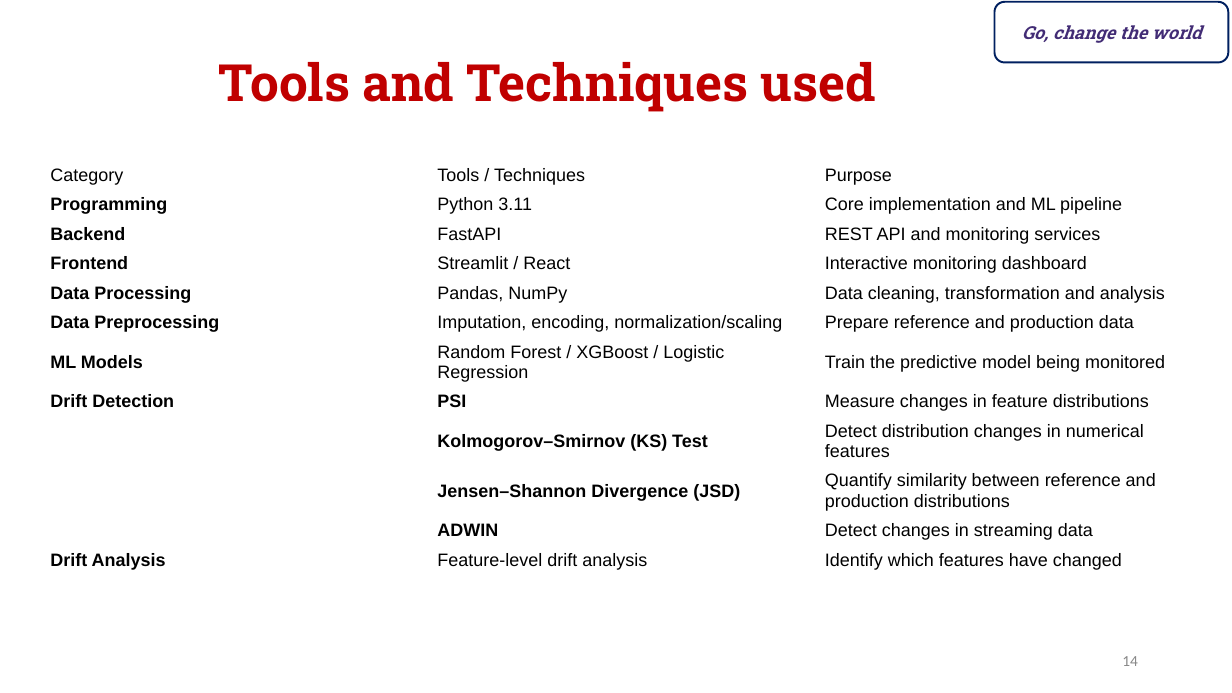
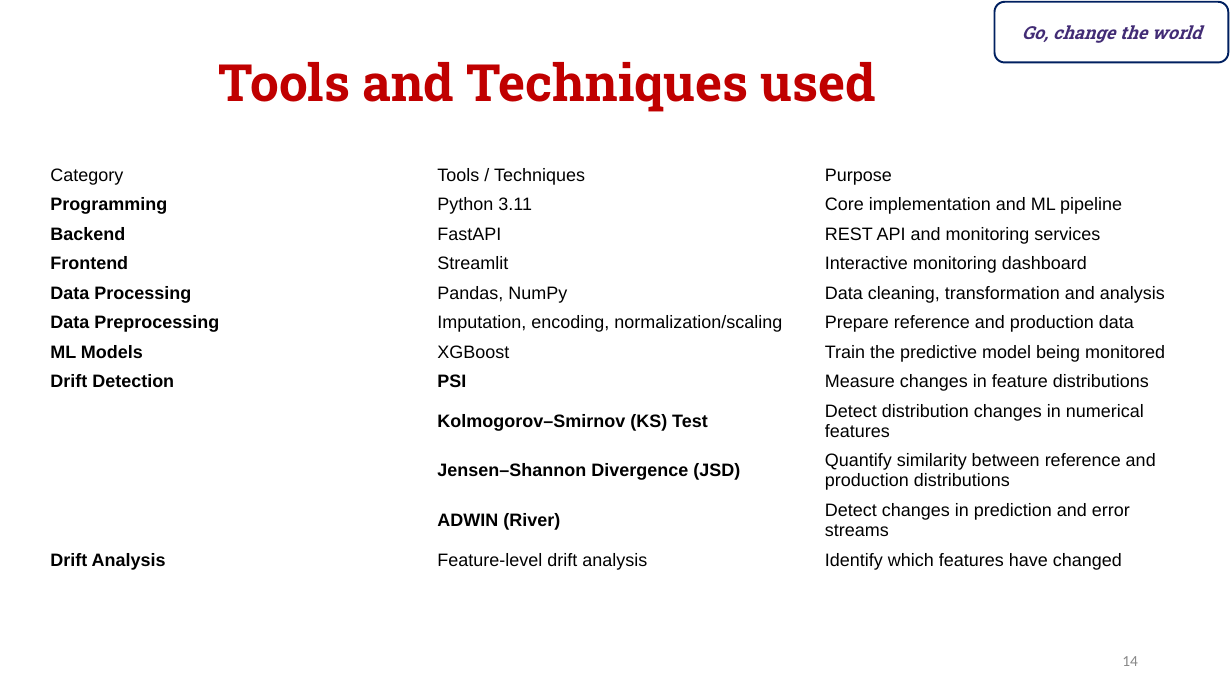
Before and after one commit to kumaranimesh1901/driftguard, a slide deck: slide 14 of docs/course/DBMS.pptx. Drawn at 1232x693 pixels with LibreOffice and Linux fonts; fonts in the diff are those of the drawing. Boxes give left, top, right and bottom in pixels: in the first picture for what was removed or moved away, otherwise in the second. Text is boxed around its words. In the diff, an @@ line names an element or a change of style, - is before the commit and + after.

Commit message:
Implement DriftGuard audit fixes, ADWIN streams, champion-challenger retraining, experiment, and updated docs/slides

```diff
--- a/docs/course/DBMS.pptx
+++ b/docs/course/DBMS.pptx
@@ table at (41, 161, 1202, 595) @@
-row 4, column 2: Streamlit / React
+row 4, column 2: Streamlit
-row 7, column 2: Random Forest / XGBoost / Logistic Regression
+row 7, column 2: XGBoost
-row 11, column 2: ADWIN
+row 11, column 2: ADWIN (River)
-row 11, column 3: Detect changes in streaming data
+row 11, column 3: Detect changes in prediction and error streams
```
Also in this commit, not shown: 3 other slides changed, 26 other files.
